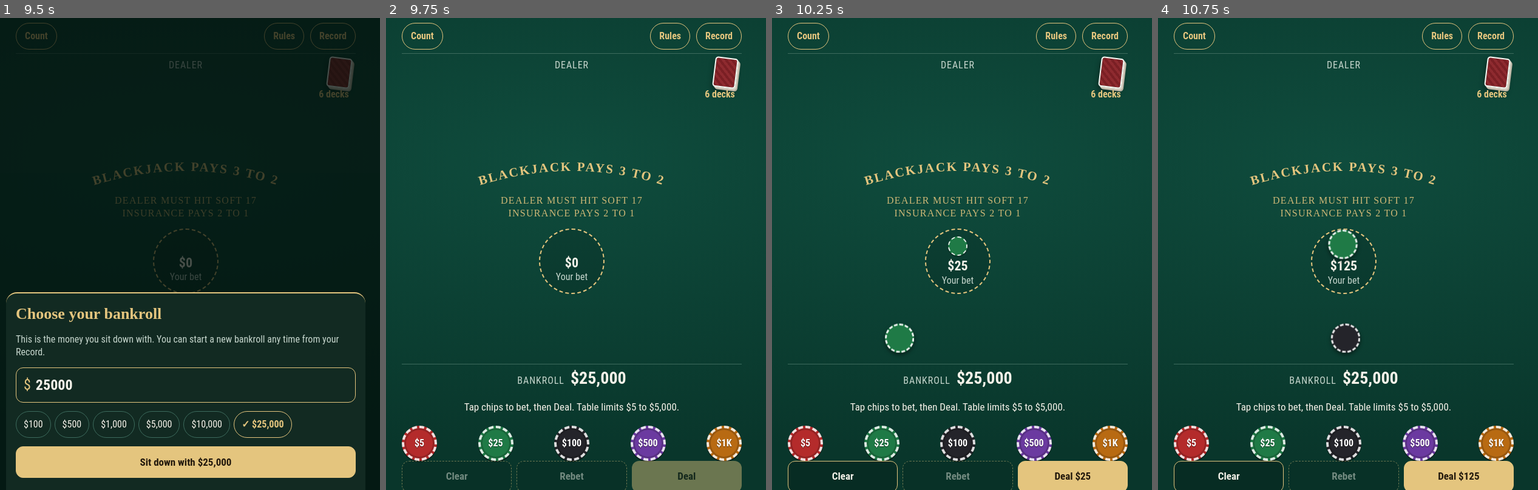
Above: before the commit, frames 1-4 (left to right).
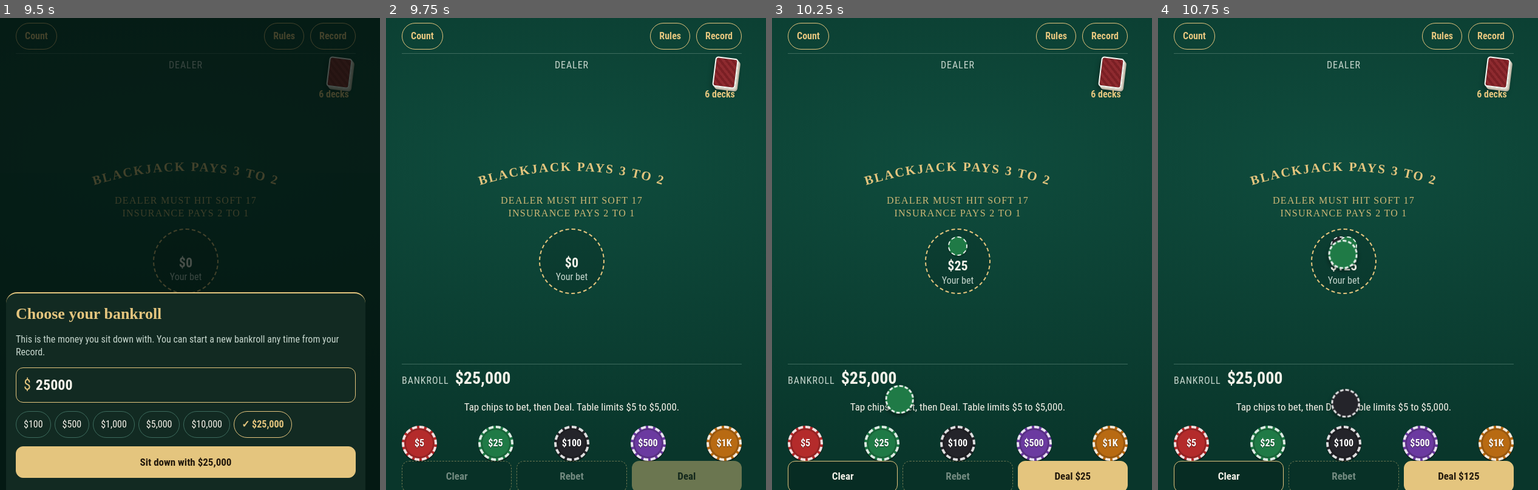
Above: after the commit, the same moments.

Repository: ahnnyc/Blackjack-
Game: browser game, page index.html
The game is run twice, just before and just after one commit, with the same random seed, the same clock (stepped at 60 frames per second) and the same inputs.
Inputs (mouse positions are in pixels of both pictures, inside the frame that each line leads up to):
- Up to frame 1 (9.5 s): move the mouse to (186, 178) at 1.07 s; click "$10,000" at 1.17 s; click (186, 315) at 1.67 s; move the mouse to (140, 169) at 2.07 s; click "$1,000" at 2.17 s; click (190, 386) at 2.67 s; type "9" at 2.67 s; tap Enter at 2.7, 3.7, 7.7, 8.2 s; move the mouse to (231, 169) at 3.07 s; click "$100" at 3.17 s; click (190, 386) at 3.67 s; type "3" at 3.67 s; move the mouse to (220, 183) at 4.07 s; click (186, 386) at 4.17 s; click "$500" at 4.67 s; move the mouse to (129, 183) at 5.07 s; click "$25,000" at 5.17 s; click "$10,000" at 5.67 s; move the mouse to (186, 164) at 6.07 s; click "$5,000" at 6.17 s; click "$25,000" at 6.67 s; move the mouse to (254, 173) at 7.07 s; click "$25,000" at 7.17 s; click (190, 386) at 7.67 s; type "9" at 7.67 s; move the mouse to (117, 173) at 8.07 s; click (190, 386) at 8.17 s; type "6" at 8.17 s; click (186, 343) at 8.67 s; move the mouse to (163, 187) at 9.07 s; click "$25,000" at 9.17 s
- Up to frame 2 (9.75 s): click "Sit down with $25,000" at 9.67 s
- Up to frame 3 (10.25 s): move the mouse to (981, 159) at 10.07 s; click "$25" at 10.17 s
- Up to frame 4 (10.75 s): click "$100" at 10.67 s

Frame 1 is identical in both runs. In frame 2, 0.6% of the frame differs, in the area x 4-64%, y 74-79%; in frame 3, 1.4%; in frame 4, 1.8%, in the area x 4-64%, y 44-85%.

Commit message:
Bankroll in the lower left; chips glide without bouncing up
Co-Authored-By: Claude Opus 5.5 <noreply@anthropic.com>
Claude-Session: https://claude.ai/code/session_01Ni3H8S74X4EXKLd9nbNY4b

Diff:
--- a/index.html
+++ b/index.html
@@ -47,7 +47,7 @@
 /* top bar */
 #top{display:flex;align-items:center;gap:10px;padding-bottom:6px;border-bottom:1px solid var(--line)}
 #topgap{flex:1}
-#bank{display:flex;align-items:baseline;justify-content:center;gap:10px}
+#bank{display:flex;align-items:baseline;justify-content:flex-start;gap:10px}
 #bank .lbl{font-size:16px;color:var(--muted);letter-spacing:.06em;text-transform:uppercase}
 #bank .amt{font-size:28px;font-weight:700;line-height:1.1}
 .topbtn{min-height:44px;padding:0 14px;border-radius:22px;border:1.5px solid var(--gold);background:transparent;font-size:16px;font-weight:600;color:var(--gold)}
@@ -849,10 +849,10 @@
   const a = center(fromX), b = center(toX), list = chipsFor(amount).slice(0, 5), fx = $('fx');
   return Promise.all(list.map((v, k) => new Promise(res => {
     const c = document.createElement('div'); c.className = 'fly-chip c' + v; fx.append(c);
-    const lift = Math.min(90, Math.abs(b.y - a.y) * .25 + 30);
+    const lift = Math.min(24, Math.abs(b.x - a.x) * .12);   // a gentle curve, never a bounce
     const anim = c.animate([
       { transform: `translate(${a.x}px, ${a.y}px) scale(.9)`, opacity: 1 },
-      { transform: `translate(${(a.x + b.x) / 2}px, ${Math.min(a.y, b.y) - lift}px) scale(1.15)`, opacity: 1, offset: .5 },
+      { transform: `translate(${(a.x + b.x) / 2}px, ${(a.y + b.y) / 2 - lift}px) scale(1.1)`, opacity: 1, offset: .5 },
       { transform: `translate(${b.x}px, ${b.y - k * 3}px) scale(1)`, opacity: opts.fade ? 0 : 1 }
     ], { duration: 840, delay: (opts.delay || 0) + k * 120, easing: 'cubic-bezier(.3,.6,.3,1)', fill: 'both' });
     anim.onfinish = () => { c.remove(); res(); };
--- a/sw.js
+++ b/sw.js
@@ -1,6 +1,6 @@
 // Keeps the game on the phone so it opens with no internet connection.
 // Change VERSION whenever index.html changes, so phones pick up the new copy.
-const VERSION = 'bj-2026-11-24.8';
+const VERSION = 'bj-2026-11-24.9';
 const CORE = ['./', 'index.html', 'manifest.webmanifest', 'icon-180.png', 'icon-192.png', 'icon-512.png'];
 
 self.addEventListener('install', e => {
--- a/tools/game.html
+++ b/tools/game.html
@@ -32,7 +32,7 @@
 /* top bar */
 #top{display:flex;align-items:center;gap:10px;padding-bottom:6px;border-bottom:1px solid var(--line)}
 #topgap{flex:1}
-#bank{display:flex;align-items:baseline;justify-content:center;gap:10px}
+#bank{display:flex;align-items:baseline;justify-content:flex-start;gap:10px}
 #bank .lbl{font-size:16px;color:var(--muted);letter-spacing:.06em;text-transform:uppercase}
 #bank .amt{font-size:28px;font-weight:700;line-height:1.1}
 .topbtn{min-height:44px;padding:0 14px;border-radius:22px;border:1.5px solid var(--gold);background:transparent;font-size:16px;font-weight:600;color:var(--gold)}
@@ -833,10 +833,10 @@
   const a = center(fromX), b = center(toX), list = chipsFor(amount).slice(0, 5), fx = $('fx');
   return Promise.all(list.map((v, k) => new Promise(res => {
     const c = document.createElement('div'); c.className = 'fly-chip c' + v; fx.append(c);
-    const lift = Math.min(90, Math.abs(b.y - a.y) * .25 + 30);
+    const lift = Math.min(24, Math.abs(b.x - a.x) * .12);   // a gentle curve, never a bounce
     const anim = c.animate([
       { transform: `translate(${a.x}px, ${a.y}px) scale(.9)`, opacity: 1 },
-      { transform: `translate(${(a.x + b.x) / 2}px, ${Math.min(a.y, b.y) - lift}px) scale(1.15)`, opacity: 1, offset: .5 },
+      { transform: `translate(${(a.x + b.x) / 2}px, ${(a.y + b.y) / 2 - lift}px) scale(1.1)`, opacity: 1, offset: .5 },
       { transform: `translate(${b.x}px, ${b.y - k * 3}px) scale(1)`, opacity: opts.fade ? 0 : 1 }
     ], { duration: 840, delay: (opts.delay || 0) + k * 120, easing: 'cubic-bezier(.3,.6,.3,1)', fill: 'both' });
     anim.onfinish = () => { c.remove(); res(); };
--- /dev/null
+++ b/tools/path-check.js
@@ -0,0 +1,55 @@
+// Tracks winning chips frame by frame on their way to the bankroll: they must never rise.
+const { chromium, devices } = require('playwright');
+const dir = __dirname;
+(async () => {
+  const b = await chromium.launch();
+  const ctx = await b.newContext({ ...devices['iPhone 13'], reducedMotion: 'reduce' });
+  await ctx.route(/fonts\.(googleapis|gstatic)/, r => r.abort());
+  const p = await ctx.newPage();
+  await p.goto('file://' + dir + '/page.html');
+  await p.fill('#bankInput', '1000'); await p.click('#bankStart');
+  for (let round = 0; round < 30; round++) {
+    await p.click('.chip.c25'); await p.waitForTimeout(1000);
+    await p.click('#actions button:has-text("Deal")');
+    // record every chip's height while the hand plays out
+    await p.evaluate(() => {
+      window.__tracks = new Map();
+      const tick = () => {
+        document.querySelectorAll('#fx .fly-chip').forEach(c => {
+          if (!c.__id) c.__id = Math.random();
+          const y = c.getBoundingClientRect().top;
+          const t = window.__tracks.get(c.__id) || []; t.push(y); window.__tracks.set(c.__id, t);
+        });
+        window.__raf = requestAnimationFrame(tick);
+      };
+      tick();
+    });
+    for (let i = 0; i < 300; i++) {
+      const labels = await p.$$eval('#actions button:not([disabled])', bs => bs.map(x => x.textContent));
+      if (labels.some(l => l.startsWith('$'))) break;
+      if (!labels.length) { await p.waitForTimeout(50); continue; }
+      const pick = labels.includes('Stand') ? 'Stand' : (['No insurance', 'No thanks'].find(l => labels.includes(l)) || labels[0]);
+      await p.click(`#actions button:not([disabled]):text-is("${pick}")`);
+      if (await p.isVisible('#warnGo')) await p.click('#warnGo');
+    }
+    await p.waitForTimeout(2500);
+    const won = await p.$$eval('#banner.good', e => e.length);
+    if (!won) continue;
+    const res = await p.evaluate(() => {
+      cancelAnimationFrame(window.__raf);
+      const bankY = document.querySelector('#bankAmt').getBoundingClientRect().top;
+      const out = [];
+      for (const t of window.__tracks.values()) {
+        if (t.length < 5) continue;
+        const end = t[t.length - 1];
+        if (Math.abs(end - bankY) > 60) continue;          // only chips that ended at the bankroll
+        let rise = 0; for (let k = 1; k < t.length; k++) rise = Math.max(rise, t[k - 1] - t[k]);
+        out.push({ frames: t.length, from: Math.round(t[0]), to: Math.round(end), biggestRise: Math.round(rise * 10) / 10 });
+      }
+      return out;
+    });
+    console.log(JSON.stringify({ chipsToBankroll: res }));
+    break;
+  }
+  await b.close();
+})();
